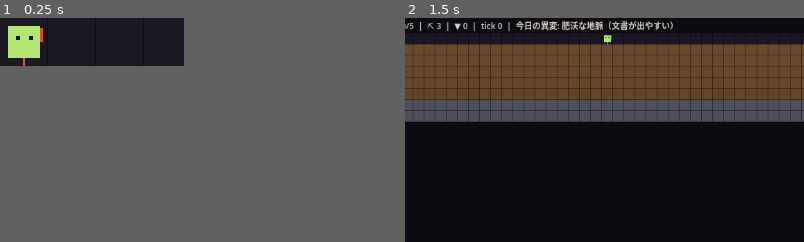
Above: before the commit, frames 1-2 (left to right).
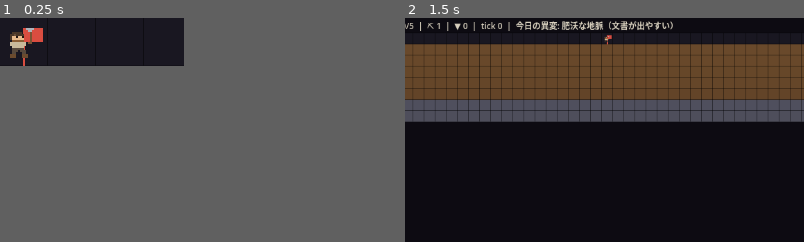
Above: after the commit, the same moments.

Repository: jinsei0604/UnderDesk
Game: Godot game, scene res://src/ui/main.tscn
Same seed, same stepped clock (60 frames per second), same inputs: the game is played once before the commit and once after it.
Inputs (mouse positions are % of the whole screen's width and height, from its top left):
- Up to frame 1 (0.25 s): no input
- Up to frame 2 (1.5 s): tap Enter at 0.5 s; drag from (20, 5) to (24, 3) at 0.52 s; click "自動:一列ずつ掘る" at 1.25 s
The pictures show only the part of the screen within x 17-67%, y 0-50%; the shares and areas given below are measured in that part.

The runs differ from the first frame. In frame 1, 1.1% of the frame differs, in the area x 2-11%, y 3-18%; in frame 2, less than 0.1%.

Commit message:
Sprint 13: party plan change - solo protagonist, story companions
Design pivot per user direction: the anonymous minion crew is gone.
The protagonist excavates the ruins alone; as documents are unearthed
(2/5/8/11), up to four companions join the party (data/companions/,
party cap 5). Joins are deterministic, persist in the save, and carry
across prestige resets. The shop no longer sells workers and the dorm
is flavor only. Ships a 16px placeholder sprite for the protagonist
(assets/art/minion_0.png) based on the reference sheet; companion art
lands when the user provides it. Save v4 migration rebuilds old crews
as the solo protagonist and releases stale job claims. 81 tests.

Co-Authored-By: Claude Fable 5 <noreply@anthropic.com>

Diff:
--- /dev/null
+++ b/data/companions/companion_1.json
@@ -0,0 +1,5 @@
+{
+	"id": "companion_1",
+	"name_key": "COMPANION_1_NAME",
+	"join_at_docs": 2
+}
--- /dev/null
+++ b/data/companions/companion_2.json
@@ -0,0 +1,5 @@
+{
+	"id": "companion_2",
+	"name_key": "COMPANION_2_NAME",
+	"join_at_docs": 5
+}
--- /dev/null
+++ b/data/companions/companion_3.json
@@ -0,0 +1,5 @@
+{
+	"id": "companion_3",
+	"name_key": "COMPANION_3_NAME",
+	"join_at_docs": 8
+}
--- /dev/null
+++ b/data/companions/companion_4.json
@@ -0,0 +1,5 @@
+{
+	"id": "companion_4",
+	"name_key": "COMPANION_4_NAME",
+	"join_at_docs": 11
+}
--- a/data/rooms/dorm.json
+++ b/data/rooms/dorm.json
@@ -4,5 +4,5 @@
 	"width": 2,
 	"height": 1,
 	"cost": { "gold": 25 },
-	"effect": "minion_add"
+	"effect": ""
 }
--- a/data/shop/hire_minion.json
+++ /dev/null
@@ -1,9 +0,0 @@
-{
-	"id": "hire_minion",
-	"name_key": "SHOP_HIRE",
-	"desc_key": "SHOP_HIRE_DESC",
-	"base_cost": 50,
-	"cost_mult": 1.5,
-	"effect": "minion_add",
-	"max_level": 17
-}
--- a/locale/en.csv
+++ b/locale/en.csv
@@ -52,8 +52,11 @@
 PRESTIGE_START_DESC,Permanent: +100 starting coins
 PRESTIGE_SURVEY,Ley Sense
 PRESTIGE_SURVEY_DESC,Permanent: documents +5%
-SHOP_HIRE,Hire a Minion
-SHOP_HIRE_DESC,A new minion joins the dig
+COMPANION_1_NAME,Companion I (TBD)
+COMPANION_2_NAME,Companion II (TBD)
+COMPANION_3_NAME,Companion III (TBD)
+COMPANION_4_NAME,Companion IV (TBD)
+UI_COMPANION_JOINED,A companion joined: %s
 SHOP_PICKAXE,Better Pickaxes
 SHOP_PICKAXE_DESC,Dig power +1 for the whole crew
 SHOP_SURVEY,Geological Survey
--- a/locale/ja.csv
+++ b/locale/ja.csv
@@ -52,8 +52,11 @@
 PRESTIGE_START_DESC,恒久: 開始時コイン+100
 PRESTIGE_SURVEY,地脈感覚
 PRESTIGE_SURVEY_DESC,恒久: 文書出土率+5%
-SHOP_HIRE,手下を雇う
-SHOP_HIRE_DESC,新しい手下が坑道に加わる
+COMPANION_1_NAME,仲間・一（仮）
+COMPANION_2_NAME,仲間・二（仮）
+COMPANION_3_NAME,仲間・三（仮）
+COMPANION_4_NAME,仲間・四（仮）
+UI_COMPANION_JOINED,仲間が加わった: %s
 SHOP_PICKAXE,つるはし強化
 SHOP_PICKAXE_DESC,全員の掘削力+1
 SHOP_SURVEY,地質調査
--- a/src/core/constants.gd
+++ b/src/core/constants.gd
@@ -2,7 +2,7 @@
 extends RefCounted
 ## UNDERDESK core constants (§12-1: no magic numbers).
 
-const SAVE_VERSION: int = 3
+const SAVE_VERSION: int = 4
 
 ## Simulation tick length (§7.1: timer-driven, not per-frame).
 const TICK_SECONDS: float = 2.0
@@ -72,9 +72,11 @@
 const CHEST_COINS: int = 10
 
 const MINION_DIG_POWER: int = 1
-const INITIAL_MINION_COUNT: int = 3
-const MINION_MAX: int = 20
-const MINION_NAMES: Array[String] = ["ピブ", "モグ", "ドット", "ゴロ", "キノ", "ザザ"]
+## The protagonist digs alone at first; story companions join later.
+const INITIAL_MINION_COUNT: int = 1
+## Protagonist + up to 4 story companions (data/companions/).
+const MINION_MAX: int = 5
+const MINION_NAMES: Array[String] = ["主人公", "仲間・一", "仲間・二", "仲間・三", "仲間・四"]
 
 const AUTOSAVE_INTERVAL_SECONDS: float = 60.0
 const SAVE_BACKUP_GENERATIONS: int = 3
--- a/src/core/sim.gd
+++ b/src/core/sim.gd
@@ -6,6 +6,7 @@
 
 signal document_discovered(doc_id: String)
 signal item_found(item_id: String)
+signal companion_joined(companion_id: String)
 
 var tick_count: int = 0
 var grid: UDGrid
@@ -25,6 +26,11 @@
 ## like the strata DB and not serialized.
 var items: Array[String] = []
 var item_pool: Array[String] = []
+## Story companions who have joined (§ plan change: the protagonist
+## starts alone; companions join as documents are discovered).
+## Definitions are injected like the strata DB, not serialized.
+var companions: Array[String] = []
+var companion_defs: Array = []  # [{ id, name_key, join_at_docs }]
 ## Loot dug up but not yet tallied: resource id -> count. Filled on the
 ## spot when a dig completes (no hauling trips); converted to coins in
 ## one batch by collect_loot() when the player checks in.
@@ -39,11 +45,15 @@
 
 
 static func new_game(
-	p_strata: UDStrataDB, rng_seed: int, p_item_pool: Array[String] = []
+	p_strata: UDStrataDB,
+	rng_seed: int,
+	p_item_pool: Array[String] = [],
+	p_companion_defs: Array = [],
 ) -> UDSim:
 	var sim := UDSim.new()
 	sim.strata = p_strata
 	sim.item_pool = p_item_pool
+	sim.companion_defs = p_companion_defs
 	sim._rng.seed = rng_seed
 	sim.grid = UDGrid.new(UD.GRID_WIDTH)
 	for y in UD.GRID_INITIAL_HEIGHT:
@@ -67,6 +77,21 @@
 	_auto_designate()
 	for minion in minions:
 		_step_minion(minion)
+	_check_companion_joins()
+
+
+## Story progression: companions join when enough documents have been
+## unearthed (thresholds live in data/companions/).
+func _check_companion_joins() -> void:
+	for def: Variant in companion_defs:
+		var companion := def as Dictionary
+		var id := str(companion["id"])
+		if companions.has(id) or minions.size() >= UD.MINION_MAX:
+			continue
+		if discovered_documents.size() >= int(companion["join_at_docs"]):
+			companions.append(id)
+			minions.append(UDMinion.create(minions.size(), UD.DEPOT_POS))
+			companion_joined.emit(id)
 
 
 ## Generates dig jobs from the current policy so play continues unattended.
@@ -405,8 +430,15 @@
 	var gain := old.prestige_gain()
 	assert(gain > 0)
 	# Seed the next run from the old RNG stream: deterministic lineage.
-	var sim := UDSim.new_game(p_strata, old._rng.randi(), p_item_pool)
+	var sim := UDSim.new_game(
+		p_strata, old._rng.randi(), p_item_pool, old.companion_defs
+	)
 	sim.crystals = old.crystals + gain
+	# Story progress persists: companions stay in the party.
+	sim.companions = old.companions.duplicate()
+	for i in sim.companions.size():
+		if sim.minions.size() < UD.MINION_MAX:
+			sim.minions.append(UDMinion.create(sim.minions.size(), UD.DEPOT_POS))
 	sim.perma = old.perma.duplicate(true)
 	sim.resets = old.resets + 1
 	sim.discovered_documents = old.discovered_documents.duplicate()
@@ -515,6 +547,7 @@
 		"daily_anomaly_id": daily_anomaly_id,
 		"daily_effect": daily_effect,
 		"items": items.duplicate(),
+		"companions": companions.duplicate(),
 		"pending_loot": pending_loot.duplicate(),
 		"upgrades": upgrades.duplicate(true),
 		"crystals": crystals,
@@ -524,11 +557,15 @@
 
 
 static func from_dict(
-	d: Dictionary, p_strata: UDStrataDB, p_item_pool: Array[String] = []
+	d: Dictionary,
+	p_strata: UDStrataDB,
+	p_item_pool: Array[String] = [],
+	p_companion_defs: Array = [],
 ) -> UDSim:
 	var sim := UDSim.new()
 	sim.strata = p_strata
 	sim.item_pool = p_item_pool
+	sim.companion_defs = p_companion_defs
 	sim.tick_count = int(d["tick_count"])
 	sim._rng.seed = (d["rng_seed"] as String).to_int()
 	sim._rng.state = (d["rng_state"] as String).to_int()
@@ -556,6 +593,8 @@
 	sim.daily_effect = str(d.get("daily_effect", ""))
 	for item_id: Variant in d.get("items", []) as Array:
 		sim.items.append(str(item_id))
+	for companion_id: Variant in d.get("companions", []) as Array:
+		sim.companions.append(str(companion_id))
 	for res: Variant in (d.get("pending_loot", {}) as Dictionary).keys():
 		sim.pending_loot[res] = int(d["pending_loot"][res])
 	for id: Variant in (d.get("upgrades", {}) as Dictionary).keys():
@@ -572,6 +611,16 @@
 			"effect": str(entry.get("effect", "")),
 		}
 	sim.resets = int(d.get("resets", 0))
+	# v3 -> v4: the minion crew becomes protagonist + story companions.
+	# Rebuild the party and release job claims held by removed workers;
+	# companions re-join on the next ticks from the document count.
+	if int(d.get("version", 1)) < 4:
+		sim.minions.clear()
+		sim.minions.append(UDMinion.create(0, UD.DEPOT_POS))
+		sim.companions.clear()
+		for job in sim.jobs:
+			job.claimed_by = -1
+			job.progress = 0
 	# Pre-v3 saves may hold minions mid-haul: bag their load and free them.
 	for minion in sim.minions:
 		if minion.state == UDMinion.State.HAULING or minion.carrying != "":
--- a/src/ui/main.gd
+++ b/src/ui/main.gd
@@ -47,6 +47,8 @@
 var art: UDArtLibrary
 var anomalies: Array = []
 var _anomaly_by_id: Dictionary = {}
+var companion_defs: Array = []
+var _companion_by_id: Dictionary = {}
 var mode: Mode = Mode.DIG
 var _build_room_id: String = ""
 var scroll_y: int = 0
@@ -113,16 +115,22 @@
 	anomalies = UDDataLoader.load_json_dir("res://data/anomalies")
 	for anomaly: Variant in anomalies:
 		_anomaly_by_id[(anomaly as Dictionary)["id"]] = anomaly
+	companion_defs = UDDataLoader.load_json_dir("res://data/companions")
+	for companion: Variant in companion_defs:
+		_companion_by_id[(companion as Dictionary)["id"]] = companion
 	strata_db = UDStrataDB.load_from_dir("res://data/strata")
 
 	var payload := UDSaveManager.load_game()
 	if payload.is_empty():
 		sim = UDSim.new_game(
-			strata_db, int(Time.get_unix_time_from_system()), item_db.all_ids()
+			strata_db, int(Time.get_unix_time_from_system()),
+			item_db.all_ids(), companion_defs
 		)
 	else:
-		sim = UDSim.from_dict(payload["sim"], strata_db, item_db.all_ids())
-	sim.document_discovered.connect(_on_document_discovered)
+		sim = UDSim.from_dict(
+			payload["sim"], strata_db, item_db.all_ids(), companion_defs
+		)
+	_connect_sim_signals()
 	if not payload.is_empty():
 		offline_ticks_applied = UDOffline.elapsed_ticks(
 			int(payload["saved_unix_time"]),
@@ -218,9 +226,23 @@
 	scroll_y = clampi(star.pos.y - _visible_rows() / 2, 0, max_scroll)
 
 
+func _connect_sim_signals() -> void:
+	sim.document_discovered.connect(_on_document_discovered)
+	sim.companion_joined.connect(_on_companion_joined)
+
+
 func _on_document_discovered(doc_id: String) -> void:
 	unread_docs.append(doc_id)
 	_refresh_archive_button()
+
+
+func _on_companion_joined(companion_id: String) -> void:
+	var name := companion_id
+	if _companion_by_id.has(companion_id):
+		name = locale.text(_companion_by_id[companion_id]["name_key"])
+	_tally_text = locale.text("UI_COMPANION_JOINED") % name
+	_tally_until_tick = sim.tick_count + TALLY_SHOW_TICKS * 2
+	queue_redraw()
 
 
 func _gui_input(event: InputEvent) -> void:
@@ -888,7 +910,7 @@
 	if not sim.can_prestige():
 		return
 	sim = UDSim.prestige_reset(sim, strata_db, item_db.all_ids())
-	sim.document_discovered.connect(_on_document_discovered)
+	_connect_sim_signals()
 	scroll_y = 0
 	_follow_id = -1
 	_tally_text = ""
--- a/tests/core/fixtures.gd
+++ b/tests/core/fixtures.gd
@@ -37,5 +37,5 @@
 		"width": 2,
 		"height": 1,
 		"cost": {"soil": 10},
-		"effect": "minion_add",
+		"effect": "",
 	}
--- /dev/null
+++ b/tests/core/test_companions.gd
@@ -0,0 +1,78 @@
+extends GutTest
+## Plan change: the protagonist excavates alone; story companions join
+## as documents are discovered (max party of 5).
+
+
+func _defs() -> Array:
+	return [
+		{"id": "c1", "name_key": "X", "join_at_docs": 1},
+		{"id": "c2", "name_key": "X", "join_at_docs": 2},
+	]
+
+
+func test_protagonist_starts_alone() -> void:
+	var sim := UDSim.new_game(UDTestFixtures.strata(), 1, [], _defs())
+	assert_eq(sim.minions.size(), 1, "solo at the start")
+	assert_eq(sim.companions.size(), 0)
+
+
+func test_companion_joins_on_story_progress() -> void:
+	var sim := UDSim.new_game(UDTestFixtures.strata(1.0), 7, [], _defs())
+	sim.dig_policy = UD.DigPolicy.NONE
+	sim.add_dig_job(Vector2i(UD.DEPOT_POS.x, 1))
+	sim.advance(30)
+	assert_eq(sim.discovered_documents.size(), 1)
+	assert_eq(sim.companions.size(), 1, "first companion joined at 1 document")
+	assert_eq(sim.companions[0], "c1")
+	assert_eq(sim.minions.size(), 2)
+
+
+func test_join_is_deterministic() -> void:
+	var a := UDSim.new_game(UDTestFixtures.strata(1.0), 7, [], _defs())
+	var b := UDSim.new_game(UDTestFixtures.strata(1.0), 7, [], _defs())
+	for sim: UDSim in [a, b]:
+		sim.dig_policy = UD.DigPolicy.DOWN
+		sim.advance(200)
+	assert_eq(JSON.stringify(a.to_dict()), JSON.stringify(b.to_dict()))
+
+
+func test_companions_survive_roundtrip() -> void:
+	var sim := UDSim.new_game(UDTestFixtures.strata(), 1, [], _defs())
+	sim.companions.append("c1")
+	sim.minions.append(UDMinion.create(1, UD.DEPOT_POS))
+	var restored := UDSim.from_dict(
+		JSON.parse_string(JSON.stringify(sim.to_dict())),
+		UDTestFixtures.strata(), [], _defs()
+	)
+	assert_eq(restored.companions.size(), 1)
+	assert_eq(restored.minions.size(), 2)
+
+
+func test_pre_v4_party_migrates_to_solo() -> void:
+	var sim := UDSim.new_game(UDTestFixtures.strata(), 1, [], _defs())
+	var d := sim.to_dict()
+	d["version"] = 3
+	# Fake an old three-minion crew with a claimed job.
+	var minions: Array = d["minions"]
+	for extra_id in [1, 2]:
+		var clone: Dictionary = (minions[0] as Dictionary).duplicate(true)
+		clone["id"] = extra_id
+		minions.append(clone)
+	d["jobs"] = [{"target": [5, 1], "progress": 1, "claimed_by": 2}]
+	var restored := UDSim.from_dict(
+		JSON.parse_string(JSON.stringify(d)), UDTestFixtures.strata(), [], _defs()
+	)
+	assert_eq(restored.minions.size(), 1, "party rebuilt as the solo protagonist")
+	assert_eq(restored.jobs[0].claimed_by, -1, "stale claim released")
+
+
+func test_prestige_keeps_companions() -> void:
+	var sim := UDSim.new_game(UDTestFixtures.strata(), 9, [], _defs())
+	sim.companions.append("c1")
+	sim.minions.append(UDMinion.create(1, UD.DEPOT_POS))
+	for y in range(1, UD.PRESTIGE_MIN_DEPTH + 1):
+		sim._ensure_rows(y + 2)
+		sim.grid.set_terrain(Vector2i(UD.DEPOT_POS.x, y), UD.Terrain.AIR)
+	var fresh := UDSim.prestige_reset(sim, UDTestFixtures.strata())
+	assert_eq(fresh.companions.size(), 1, "story progress persists")
+	assert_eq(fresh.minions.size(), 2, "companion re-spawned in the new shaft")
--- a/tests/core/test_foundation.gd
+++ b/tests/core/test_foundation.gd
@@ -4,9 +4,12 @@
 
 func test_art_library_falls_back_gracefully() -> void:
 	var lib := UDArtLibrary.load_default(["dorm", "tavern", "altar"])
-	# No PNGs shipped yet: everything falls back to placeholder drawing.
+	# Terrain PNGs are not shipped yet: those fall back to rectangles.
 	assert_false(lib.has_art("terrain_soil"))
 	assert_null(lib.texture("terrain_soil"))
+	# The protagonist sprite ships since the party-plan change.
+	assert_true(lib.has_art("minion_0"), "protagonist sprite loads")
+	assert_not_null(lib.texture("minion_0"))
 
 
 func test_art_keys() -> void:
--- a/tests/core/test_rooms.gd
+++ b/tests/core/test_rooms.gd
@@ -8,12 +8,14 @@
 	return sim
 
 
-func test_build_dorm_spawns_minion() -> void:
+func test_build_dorm_records_room() -> void:
+	# Plan change: companions join through the story, so the dorm is
+	# flavor only and must not spawn workers.
 	var sim := _sim_with_open_area()
 	sim.inventory[UD.RES_SOIL] = 10
 	var before := sim.minions.size()
 	assert_true(sim.build_room(UDTestFixtures.dorm_def(), Vector2i(5, 1)))
-	assert_eq(sim.minions.size(), before + 1)
+	assert_eq(sim.minions.size(), before, "no worker spawned")
 	assert_eq(int(sim.inventory[UD.RES_SOIL]), 0, "cost deducted")
 	assert_eq(sim.rooms.size(), 1)
 
--- a/tests/core/test_shop.gd
+++ b/tests/core/test_shop.gd
@@ -79,7 +79,7 @@
 
 func test_shop_files_load_and_translate() -> void:
 	var db := UDShopDB.load_from_dir("res://data/shop")
-	assert_eq(db.all_ids().size(), 3)
+	assert_eq(db.all_ids().size(), 2, "hiring left the shop with the plan change")
 	var ja := UDLocale.load_locale("ja")
 	var en := UDLocale.load_locale("en")
 	for id in db.all_ids():
Binary file added: assets/art/minion_0.png
Not shown, added: assets/art/minion_0.png.import
Binary file changed: locale/en.text.translation
Binary file changed: locale/ja.text.translation
Not shown, added: tests/core/test_companions.gd.uid
Not shown, changed: CHANGELOG.md
Not shown, changed: CLAUDE.md
